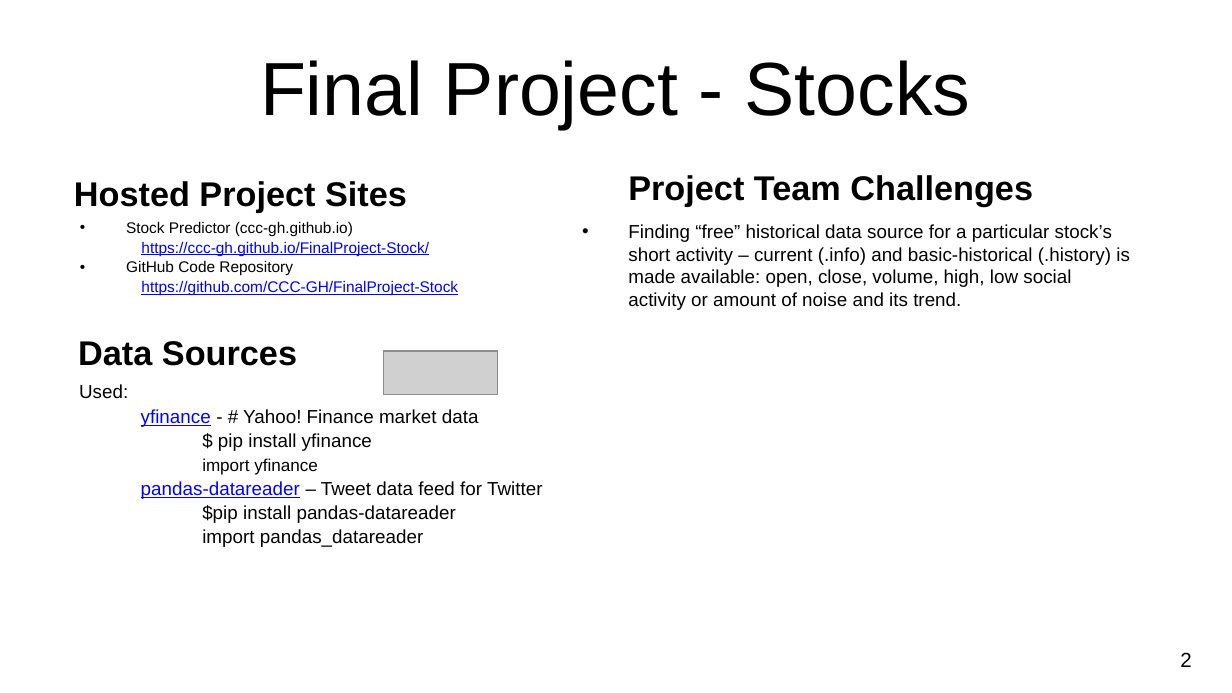
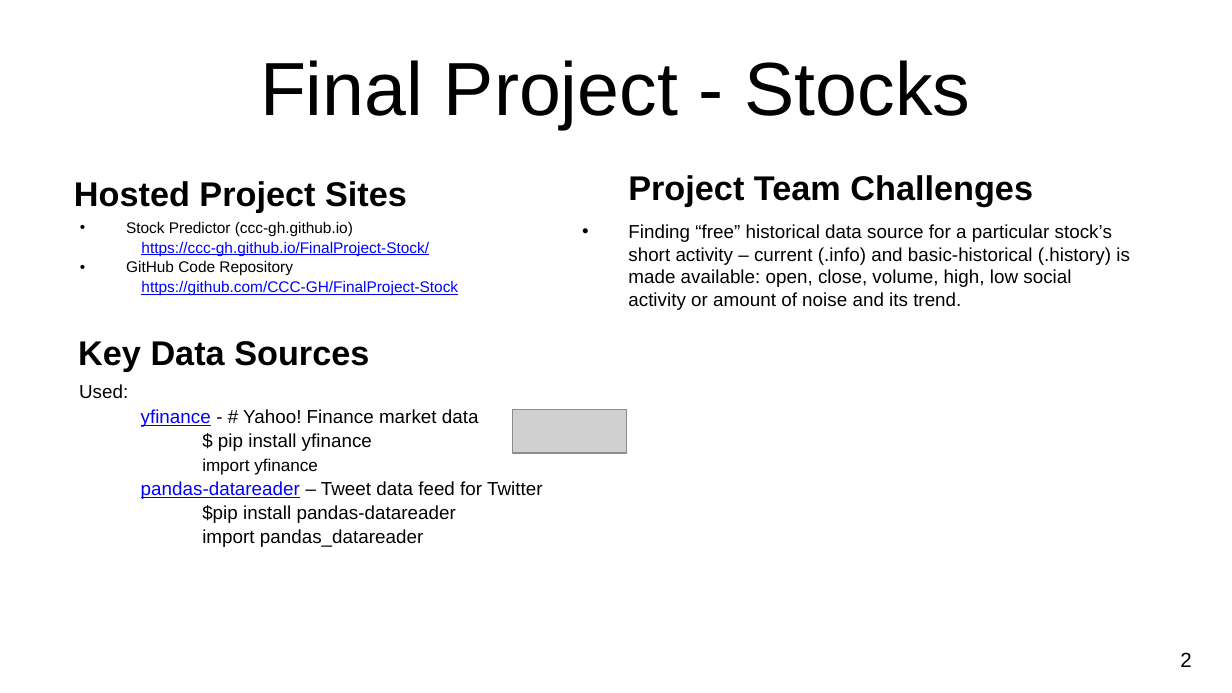
Before and after one commit to CCC-GH/FinalProject-Stock, a slide deck: slide 3 of draft0_NU-FinalProject_Stocks.pptx. Drawn at 1232x693 pixels with LibreOffice and Linux fonts; fonts in the diff are those of the drawing; grey boxes stand for pictures; background and template pictures are left out. Boxes give left, top, right and bottom in pixels: in the first picture for what was removed or moved away, otherwise in the second. Text is boxed around its words. In the diff, an @@ line names an element or a change of style, - is before the commit and + after.

```diff
--- a/draft0_NU-FinalProject_Stocks.pptx
+++ b/draft0_NU-FinalProject_Stocks.pptx
@@ text at box(78, 341, 369, 372): text changed @@
-Data Sources
+Key Data Sources
@@ picture: place and size @@
-picture at box(383, 351, 498, 394)
+picture at box(513, 409, 627, 452)
```
Also in this commit, not shown: 1 slide added.
